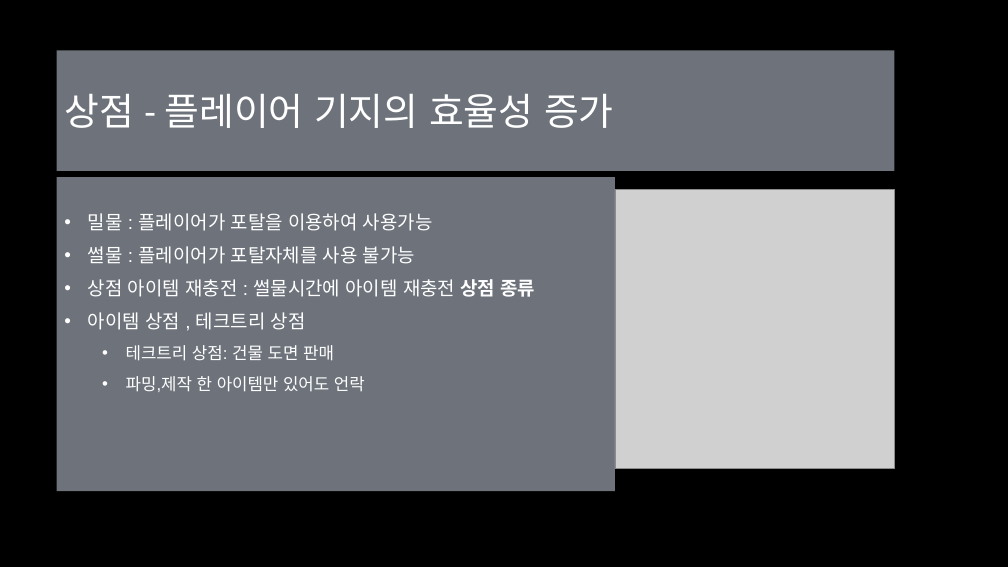
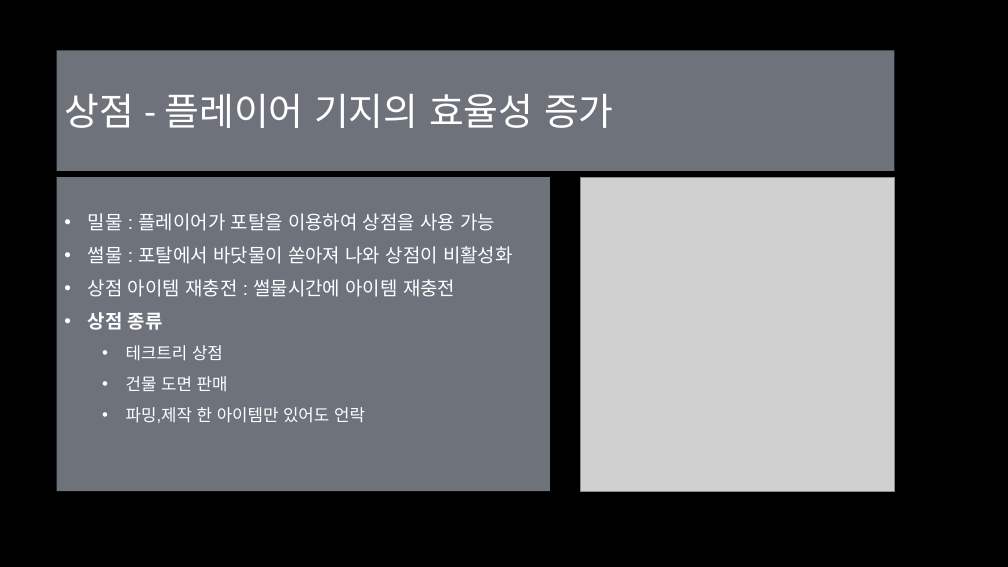
Before and after one commit to Eva-go/Capstone_Project, a slide deck: slide 14 of 문서/마지막 달 조영환,김태현,양영현.pptx (slide 15 before the commit). Drawn at 1008x567 pixels with LibreOffice and Linux fonts; fonts in the diff are those of the drawing; grey boxes stand for pictures; background and template pictures are left out. Boxes give left, top, right and bottom in pixels: in the first picture for what was removed or moved away, otherwise in the second. Text is boxed around its words. In the diff, an @@ line names an element or a change of style, - is before the commit and + after.

```diff
--- a/문서/마지막 달 조영환,김태현,양영현.pptx
+++ b/문서/마지막 달 조영환,김태현,양영현.pptx
@@ text "밀물 : 플레이어가 포탈을 이용하여 ...": place and size @@
-text "밀물 : 플레이어가 포탈을 이용하여 ..." at [57,177,615,491]
+text "밀물 : 플레이어가 포탈을 이용하여 ..." at [57,177,551,491]
@@ picture: place and size @@
-picture at [615,189,895,469]
+picture at [581,177,895,491]
@@ text at [88,213,513,391]: text changed @@
-• 밀물 : 플레이어가 포탈을 이용하여 사용가능
-• 썰물 : 플레이어가 포탈자체를 사용 불가능
-• 상점 아이템 재충전 : 썰물시간에 아이템 재충전 상점 종류
-• 아이템 상점 , 테크트리 상점
-  • 테크트리 상점: 건물 도면 판매
+• 밀물 : 플레이어가 포탈을 이용하여 상점을 사용 가능
+• 썰물 : 포탈에서 바닷물이 쏟아져 나와 상점이 비활성화
+• 상점 아이템 재충전 : 썰물시간에 아이템 재충전
+• 상점 종류
+  • 테크트리 상점
+  • 건물 도면 판매
```
Also in this commit, not shown: 11 other slides changed, 8 slides added.
